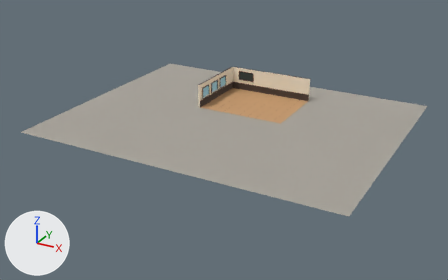
The FBX model pour-and-roast/unity/Assets/Resources/kit/shell_corner_low.fbx as it was, and as the next commit left it.
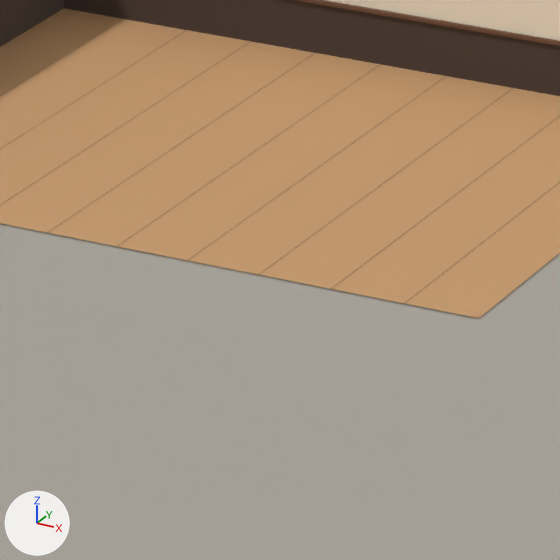
There are two pictures of each version: one whole from a 50 mm camera at (35.0, -72.3, 29.9) aimed at (-0.4, -7.9, -2.3), one close up on the part from 50% to 65% of the width and 31% to 54% of the height. The axes (+X, +Y, +Z) are drawn at lower left. The lights are the same throughout. The first two pictures are the older version. Vertices at exactly the same position are counted once.

The older version as bpy lines, for what is in view:
```python
me_shell_corner_low = bpy.data.meshes.new('shell_corner_low')
me_shell_corner_low.from_pydata(...)  # 242 vertices, 121 faces; spans x -21.0..21.0, y -22.5..11.0, z 0.0..3.2
me_shell_corner_low.materials.append(mat_palette)  # picture img_palette_png
ob_shell_corner_low = bpy.data.objects.new('shell_corner_low', me_shell_corner_low)
ob_shell_corner_low.location = (0.0, 0.0, 0.0)
```
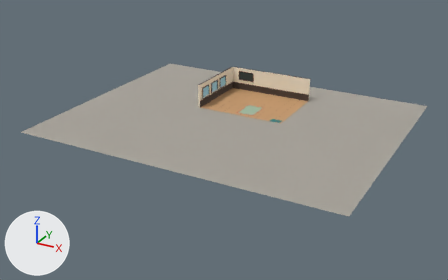
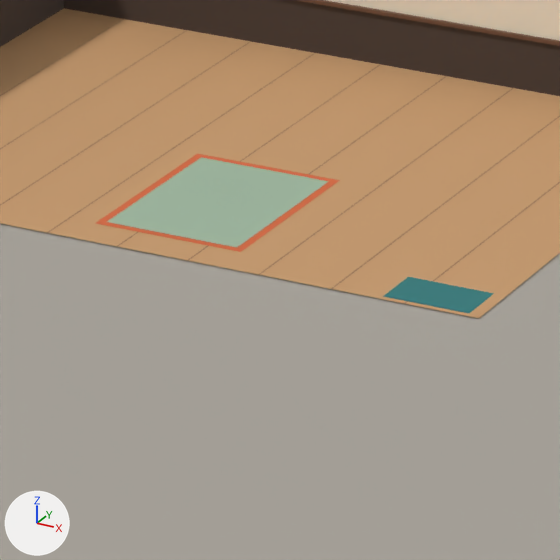
Where the change shows, as pixel boxes [x1, y1, x2, y2] in the close-ups (560 x 560 px):
part 1 of me_shell_corner_low, added
    after: [96, 154, 494, 313]

The change, as a list of edits to the scene's bpy script:
```text
Change me_shell_corner_low:
    used by ob_shell_corner_low; location = (0.0, 0.0, 0.0)
    verts and faces of me_shell_corner_low; kept vertices keep their numbers, new ones are numbered from 242
    remove me_shell_corner_low.from_pydata(...)  # 242 vertices, 121 faces; spans x -21.0..21.0, y -22.5..11.0, z 0.0..3.2
    add me_shell_corner_low.from_pydata(...)  # 254 vertices, 124 faces; spans x -21.0..21.0, y -22.5..11.0, z 0.0..3.2
    me_shell_corner_low part 1
    add verts[242] = (-0.8, -3.8, 0.0)  # pixel (94, 223)
    add verts[243] = (1.8, -3.8, 0.0)  # pixel (240, 251)
    add verts[244] = (1.8, -0.3, 0.0)  # pixel (340, 180)
    add verts[245] = (-0.8, -0.3, 0.0)  # pixel (197, 153)
    add verts[246] = (-0.6, -3.7, 0.0)  # pixel (106, 221)
    add verts[247] = (1.6, -3.7, 0.0)  # pixel (237, 247)
    add verts[248] = (1.6, -0.4, 0.0)  # pixel (328, 181)
    add verts[249] = (-0.6, -0.4, 0.0)  # pixel (201, 157)
    add verts[250] = (4.4, -4.4, 0.0)  # pixel (382, 296)
    add verts[251] = (5.8, -4.4, 0.0)  # pixel (469, 313)
    add verts[252] = (5.8, -3.5, 0.0)  # pixel (494, 293)
    add verts[253] = (4.4, -3.5, 0.0)  # pixel (408, 276)
    add faces += [(246, 247, 248, 249), (242, 243, 244, 245), (250, 251, 252, 253)]
```
